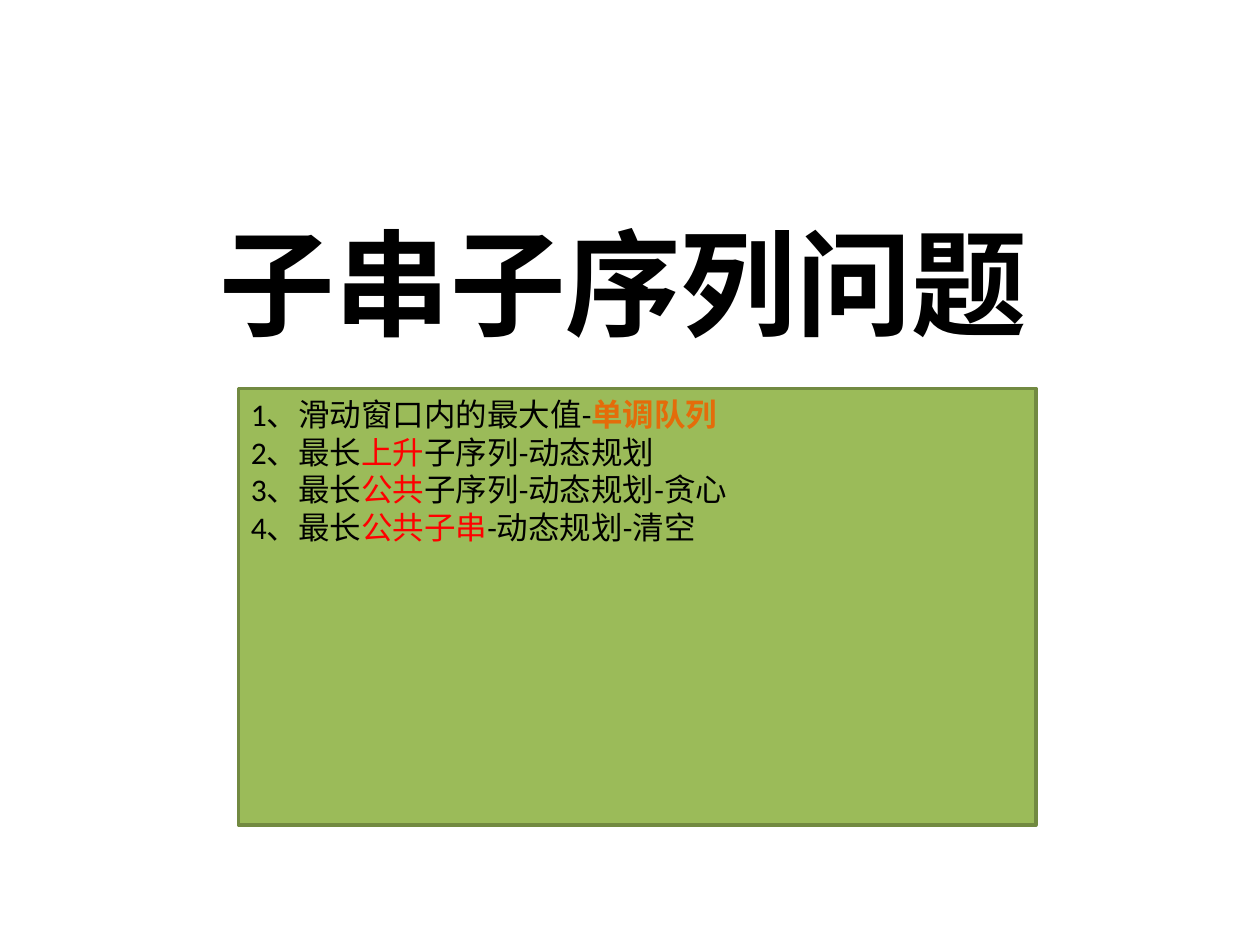
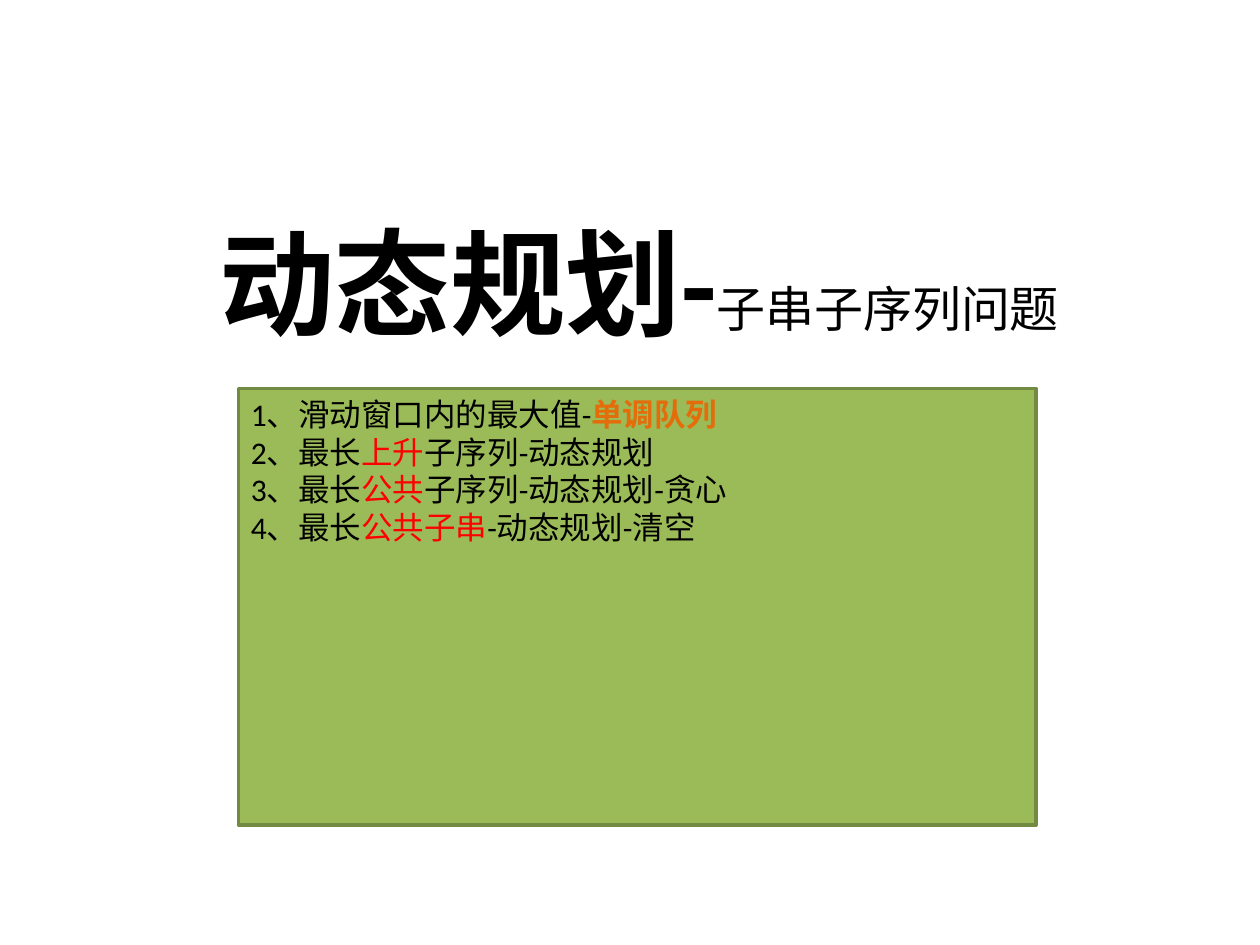
Before and after one commit to helloworld729/28_Algorithm, a slide deck: slide 16 of 第2遍/数据结构与算法.pptx. Drawn at 1260x945 pixels with LibreOffice and Linux fonts; fonts in the diff are those of the drawing. Boxes give left, top, right and bottom in pixels: in the first picture for what was removed or moved away, otherwise in the second. Text is boxed around its words. In the diff, an @@ line names an element or a change of style, - is before the commit and + after.

```diff
--- a/第2遍/数据结构与算法.pptx
+++ b/第2遍/数据结构与算法.pptx
@@ text at [219, 227, 1059, 338]: text changed; size 66 to 28 pt; bold off @@
-子串子序列问题
+动态规划-子串子序列问题
```
Also in this commit, not shown: 1 other slide changed, 7 slides added, 17 other files.
